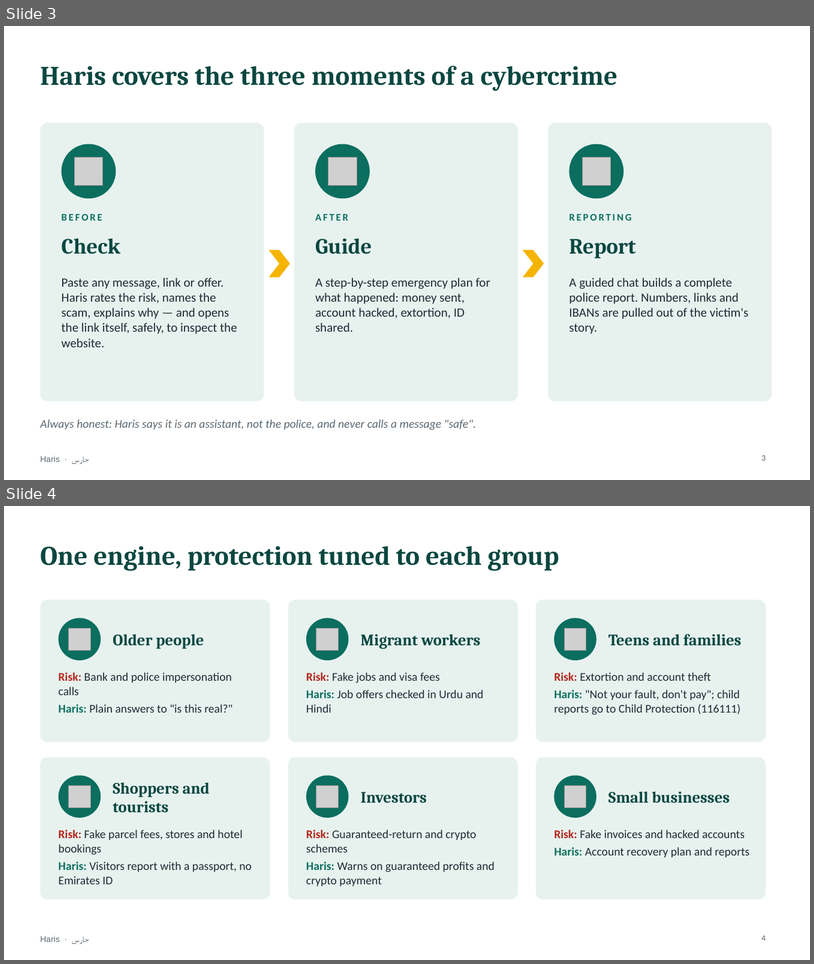
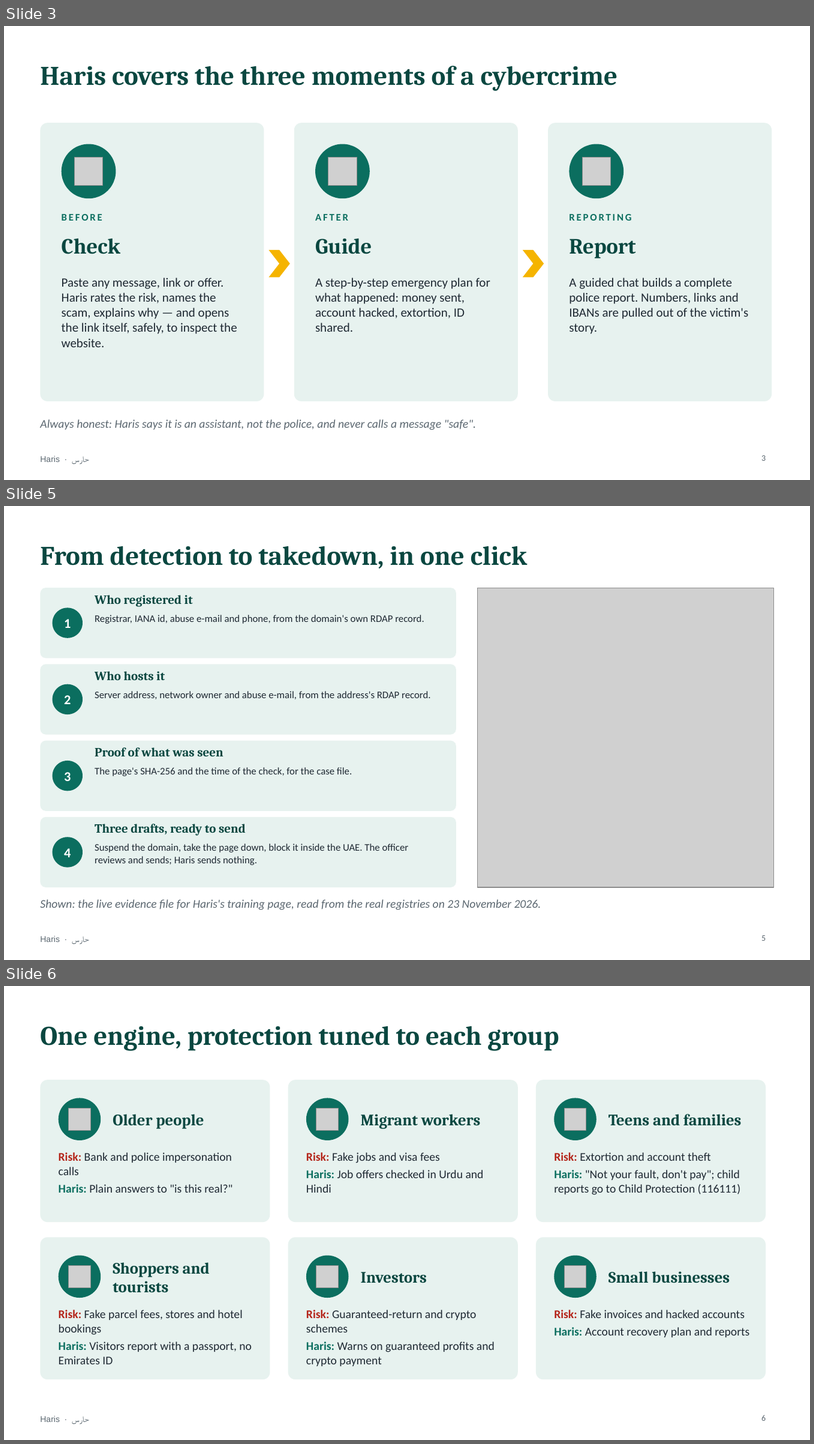
Before and after one commit to mohamedtorky2022/Haris, a slide deck: docs/Haris-presentation.pptx. Shown one above the other, each under a label of ours: slides 3 and 4 before the commit, slides 3, 5 and 6 after it; the slides between them are not shown. The pictures are 814x964 and 814x1444 pixels, drawn with LibreOffice and Linux fonts; fonts in the diff are those of the drawing; grey boxes stand for pictures. Boxes give left, top, right and bottom in pixels: in the first picture for what was removed or moved away, otherwise in the second. Text is boxed around its words. In the diff, an @@ line names an element or a change of style, - is before the commit and + after.

```diff
--- a/docs/Haris-presentation.pptx
+++ b/docs/Haris-presentation.pptx
@@ slide 5 added at (4,506,810,960), background #FFFFFF; not listed: 1 template element that a slide beside it also shows @@
@@ title added at (40,546,527,568), 32 pt, text #0A4740, bold @@
+From detection to takedown, in one click
@@ rounded rectangle added at (40,588,456,658), fill #E7F2EF @@
@@ text added at (95,595,193,607), 15 pt, text #0A4740, bold @@
+Who registered it
@@ picture added at (477,588,774,887) @@
@@ ellipse added at (53,607,83,638), fill #0B6E5F, 16 pt, text #FFFFFF, bold @@
+1
@@ text added at (95,615,424,624), 12 pt, text #1F2933 @@
+Registrar, IANA id, abuse e-mail and phone, from the domain's own RDAP record.
@@ rounded rectangle added at (40,664,456,734), fill #E7F2EF @@
@@ ellipse added at (53,684,83,714), fill #0B6E5F, 16 pt, text #FFFFFF, bold @@
+2
@@ text added at (95,671,165,680), 15 pt, text #0A4740, bold @@
+Who hosts it
@@ text added at (95,691,431,699), 12 pt, text #1F2933 @@
+Server address, network owner and abuse e-mail, from the address's RDAP record.
@@ rounded rectangle added at (40,741,456,811), fill #E7F2EF @@
@@ text added at (95,747,223,756), 15 pt, text #0A4740, bold @@
+Proof of what was seen
@@ ellipse added at (53,760,83,791), fill #0B6E5F, 16 pt, text #FFFFFF, bold @@
+3
@@ text added at (95,767,352,776), 12 pt, text #1F2933 @@
+The page's SHA-256 and the time of the check, for the case file.
@@ rounded rectangle added at (40,817,456,887), fill #E7F2EF @@
@@ text added at (95,823,246,835), 15 pt, text #0A4740, bold @@
+Three drafts, ready to send
@@ ellipse added at (53,837,83,867), fill #0B6E5F, 16 pt, text #FFFFFF, bold @@
+4
@@ text added at (95,843,409,865), 12 pt, text #1F2933 @@
+Suspend the domain, take the page down, block it inside the UAE. The officer reviews and sends; Haris sends nothing.
@@ text added at (40,899,542,910), 14 pt, text #5B6770, italic @@
+Shown: the live evidence file for Haris's training page, read from the real registries on 23 November 2026.
@@ page number added at (762,935,766,940), 10 pt, text #5B6770 @@
+5
@@ what was slide 4 is now slide 6 @@
@@ page number at (762,1414,766,1420): text changed @@
-4
+6
```
Also in this commit, not shown: 1 other slide added, 1 other file.
